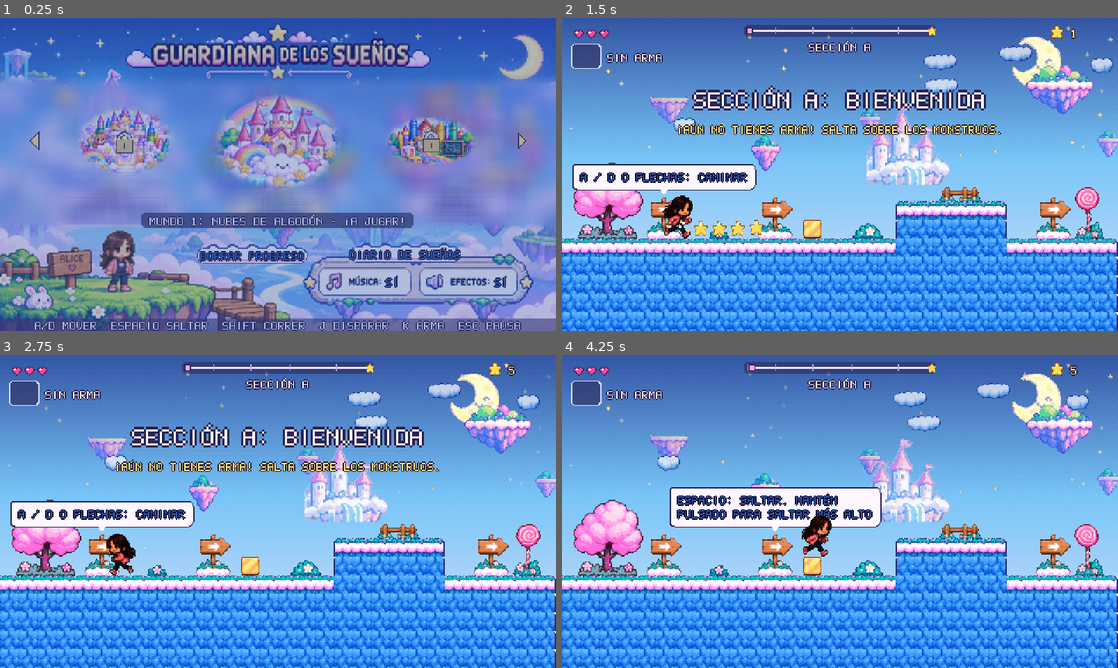
Above: before the commit, frames 1-4 (two rows, left to right).
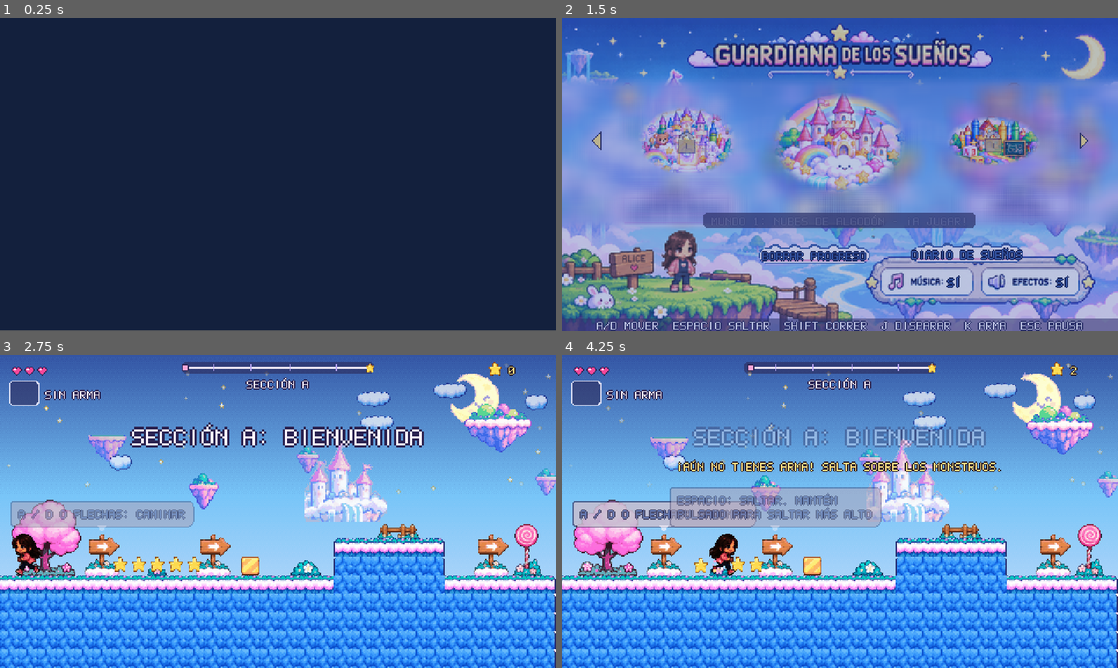
Above: after the commit, the same moments.

Repository: diodZo/alice-dreams
Game: Godot game, scene res://scenes/main/Main.tscn
Two runs of this game, one before a commit and one after it. Both use one fixed random seed, a clock stepped at 60 frames per second and the inputs below. Video files are missing from this copy of the repository; at most half a second of black plays in their place.
Inputs (mouse positions are in pixels of both pictures, inside the frame that each line leads up to):
- Up to frame 1 (0.25 s): no input
- Up to frame 2 (1.5 s): tap Enter (menu_accept) at 0.5 s; move the mouse to (840, 140) at 0.52 s; hold D (move_right) from 0.53 s (still down); tap W (aim_up) at 0.6 s; click (840, 140) at 0.67 s; tap Space (jump) at 0.77 s; move the mouse to (728, 190) at 1.27 s; tap J (fire) at 1.35 s; click (728, 190) at 1.42 s
- Up to frame 3 (2.75 s): tap Space (jump) at 1.52 s; move the mouse to (333, 442) at 2.02 s; release D (move_right) at 2.03 s; hold A (move_left) from 2.03 s (still down); tap Shift (run) at 2.1 s; click (333, 442) at 2.17 s
- Up to frame 4 (4.25 s): move the mouse to (812, 574) at 2.77 s; release A (move_left) at 2.78 s; hold D (move_right) from 2.78 s (still down); tap K (switch_weapon) at 2.85 s; click (812, 574) at 2.92 s; tap Space (jump) at 3.02, 3.77 s; move the mouse to (1006, 558) at 3.52 s; tap W (aim_up) at 3.6 s; click (1006, 558) at 3.67 s; tap Enter (menu_accept) at 4.15 s
In our replay, in frame 1 the window is 800x450 before the commit and 800x449 after it. These sizes can differ from the game's own. Grey fills any space a smaller window leaves; there, only what the larger window draws over its background counts as a difference.

The runs differ from the first frame. In frame 1, 100% of the frame differs, in the area x 0-100%, y 0-100%; in frame 2, 88%; in frame 3, 8.2%; in frame 4, 14%.

Commit message:
Cinemática de introducción al arrancar el juego
Boot -> IntroCinematic -> Menú, una sola vez por sesión. Vídeo Ogg Theora
(resources/video/intro_alice_dreams.ogv) con su audio por el bus Music; se
omite con Enter, Esc, A/Start o tocando (una sola transición). Fin detectado
por la señal finished o por la posición del vídeo; si falta o se atasca se
abre el menú. Durante la intro la ventana dibuja a resolución real (16:9
con bandas) y se restaura al salir. Prueba test_intro_cinematic; README §9.

CheckAll 0 fallos; Tests 1720 comprobaciones, 0 fallidas. Probado a mano
por el autor.

Co-Authored-By: Claude Opus 5.5 <noreply@anthropic.com>

Diff:
--- /dev/null
+++ b/godot/scenes/cinematics/IntroCinematic.tscn
@@ -0,0 +1,47 @@
+[gd_scene load_steps=2 format=3]
+
+[ext_resource type="Script" path="res://scripts/cinematics/intro_cinematic.gd" id="1"]
+
+[node name="IntroCinematic" type="Control"]
+layout_mode = 3
+anchors_preset = 15
+anchor_right = 1.0
+anchor_bottom = 1.0
+grow_horizontal = 2
+grow_vertical = 2
+script = ExtResource("1")
+
+[node name="Background" type="ColorRect" parent="."]
+layout_mode = 1
+anchors_preset = 15
+anchor_right = 1.0
+anchor_bottom = 1.0
+grow_horizontal = 2
+grow_vertical = 2
+mouse_filter = 2
+color = Color(0, 0, 0, 1)
+
+[node name="VideoPlayer" type="VideoStreamPlayer" parent="."]
+layout_mode = 1
+anchors_preset = 15
+anchor_right = 1.0
+anchor_bottom = 1.0
+grow_horizontal = 2
+grow_vertical = 2
+mouse_filter = 2
+expand = true
+
+[node name="SkipHint" type="Control" parent="."]
+layout_mode = 1
+anchors_preset = 3
+anchor_left = 1.0
+anchor_top = 1.0
+anchor_right = 1.0
+anchor_bottom = 1.0
+offset_left = -6.0
+offset_top = -6.0
+offset_right = -6.0
+offset_bottom = -6.0
+grow_horizontal = 0
+grow_vertical = 0
+mouse_filter = 2
--- /dev/null
+++ b/godot/scripts/cinematics/intro_cinematic.gd
@@ -0,0 +1,150 @@
+extends Control
+## Cinemática de introducción (vídeo Ogg Theora con su audio). Se ve una sola vez por sesión, al
+## arrancar el juego: Boot -> Intro -> Menú. Volver al menú desde una partida o la victoria va
+## directo al menú (Router.go("Menu")), nunca pasa por aquí.
+##
+## Se omite con menu_accept (Enter, Espacio, A del mando), pause (Esc, P, Start), ui_accept /
+## ui_cancel o tocando la pantalla. Al terminar u omitirse funde al azul de las transiciones del
+## juego (el menú aparece desde ese mismo color) y abre el menú, que pone su música.
+##
+## Para cambiar el vídeo basta con sustituir VIDEO_PATH (ver README_GODOT.md).
+
+signal intro_finished
+
+const VIDEO_PATH := "res://resources/video/intro_alice_dreams.ogv"
+const FADE_MS := 400.0
+const HINT_DELAY := 0.8
+## Si el vídeo deja de avanzar (decodificador sin datos) se pasa al menú en lugar de dejar la
+## pantalla negra: segundos sin avanzar y margen máximo sobre su duración.
+const STALL_LIMIT := 2.0
+const WATCHDOG_MARGIN := 3.0
+
+## Vídeo a reproducir (las pruebas lo cambian para comprobar el caso de un archivo ausente).
+var video_path := VIDEO_PATH
+## false en las pruebas automáticas: emite intro_finished sin cambiar de escena.
+var go_to_menu := true
+var leaving := false
+
+@onready var background: ColorRect = $Background
+@onready var video: VideoStreamPlayer = $VideoPlayer
+@onready var skip_hint: Control = $SkipHint
+
+var _saved_scale := {}
+var _length := 0.0
+var _time := 0.0
+var _last_pos := -1.0
+var _stalled := 0.0
+
+
+func _ready() -> void:
+	if GameState.intro_played:
+		# ya se vio en esta sesión: no se repite
+		_leave(true)
+		return
+	GameState.intro_played = true
+	_use_full_resolution(true)
+	var stream: VideoStream = load(video_path) if ResourceLoader.exists(video_path) else null
+	if stream == null:
+		push_error("[Intro] No se pudo cargar el vídeo de introducción: %s" % video_path)
+		_leave(true)
+		return
+	# el audio del vídeo va por el bus de música: respeta «Música: NO» y su volumen
+	video.bus = &"Music"
+	video.stream = stream
+	video.finished.connect(func(): _leave())
+	AudioManager.stop_music()
+	video.play()
+	_length = video.get_stream_length()
+	var label := PixelText.make("Presiona ENTER o ESC para omitir", {"origin": Vector2(1, 1), "tint": C.CREAM})
+	# fondo oscuro detrás del texto: se lee sobre cualquier zona del vídeo
+	var size := label.get_size()
+	var back := ColorRect.new()
+	back.color = Color(C.INK, 0.55)
+	back.position = -size - Vector2(4, 3)
+	back.size = size + Vector2(7, 5)
+	back.mouse_filter = Control.MOUSE_FILTER_IGNORE
+	skip_hint.add_child(back)
+	skip_hint.add_child(label)
+	skip_hint.modulate.a = 0.0
+	var tw := skip_hint.create_tween()
+	tw.tween_interval(HINT_DELAY)
+	tw.tween_property(skip_hint, "modulate:a", 0.8, 0.5)
+	Fader.fade_in(FADE_MS)
+
+
+func _process(delta: float) -> void:
+	if leaving:
+		return
+	_time += delta
+	var pos := video.stream_position
+	# fin del vídeo también por su posición: no todas las plataformas emiten `finished`
+	# (sin dispositivo de audio, p. ej. en las pruebas headless, nunca llega)
+	if _length > 0.0 and pos >= _length - 0.05:
+		_leave()
+		return
+	if pos > _last_pos:
+		_last_pos = pos
+		_stalled = 0.0
+	else:
+		_stalled += delta
+	if _stalled > STALL_LIMIT or _time > (_length if _length > 0.0 else 60.0) + WATCHDOG_MARGIN:
+		push_warning("[Intro] El vídeo no avanza: se abre el menú")
+		_leave()
+
+
+func _input(event: InputEvent) -> void:
+	if leaving:
+		get_viewport().set_input_as_handled()
+		return
+	var pressed := event.is_pressed() and not event.is_echo()
+	var skip := pressed and (event.is_action("menu_accept") or event.is_action("pause") or event.is_action("ui_accept") or event.is_action("ui_cancel"))
+	if pressed and (event is InputEventScreenTouch or event is InputEventMouseButton):
+		skip = true
+	# la pulsación que omite la intro no llega al menú (ni ninguna otra mientras se ve)
+	get_viewport().set_input_as_handled()
+	if skip:
+		_leave()
+
+
+## Termina la intro una sola vez (vídeo acabado, omitido, ausente o atascado).
+func _leave(immediate := false) -> void:
+	if leaving:
+		return
+	leaving = true
+	set_process(false)
+	if is_instance_valid(video):
+		video.stop()
+	if is_instance_valid(skip_hint):
+		skip_hint.visible = false
+	if not immediate:
+		await Fader.fade_out(FADE_MS)
+	else:
+		await get_tree().process_frame
+	_use_full_resolution(false)
+	intro_finished.emit()
+	if go_to_menu:
+		Router.go("Menu")
+
+
+## El juego se dibuja a 480x270 y se escala por factor entero (IMP-002): el vídeo de 1280x720 se
+## vería a 480x270. Mientras dura la intro, la ventana dibuja a su resolución real (manteniendo
+## 16:9 con bandas negras) y al salir se restaura la configuración del proyecto.
+func _use_full_resolution(on: bool) -> void:
+	var win := get_window()
+	if win == null:
+		return
+	if on:
+		_saved_scale = {"mode": win.content_scale_mode, "stretch": win.content_scale_stretch, "aspect": win.content_scale_aspect}
+		win.content_scale_mode = Window.CONTENT_SCALE_MODE_CANVAS_ITEMS
+		win.content_scale_stretch = Window.CONTENT_SCALE_STRETCH_FRACTIONAL
+		win.content_scale_aspect = Window.CONTENT_SCALE_ASPECT_KEEP
+	elif not _saved_scale.is_empty():
+		win.content_scale_mode = _saved_scale.mode
+		win.content_scale_stretch = _saved_scale.stretch
+		win.content_scale_aspect = _saved_scale.aspect
+		_saved_scale = {}
+
+
+func _exit_tree() -> void:
+	# nunca dejar la ventana con la escala de la intro
+	_use_full_resolution(false)
--- a/godot/scripts/core/game_state.gd
+++ b/godot/scripts/core/game_state.gd
@@ -12,6 +12,8 @@
 var entry: Dictionary = {}
 ## Botones táctiles: dispositivo táctil o argumento "--touch" (equivale a ?touch=1).
 var touch_mode := false
+## La cinemática de introducción ya se vio en esta sesión (sólo se ve al arrancar el juego).
+var intro_played := false
 
 
 func _ready() -> void:
--- a/godot/scripts/core/router.gd
+++ b/godot/scripts/core/router.gd
@@ -3,6 +3,7 @@
 
 const SCENES := {
 	"Boot": "res://scenes/main/Main.tscn",
+	"Intro": "res://scenes/cinematics/IntroCinematic.tscn",
 	"Menu": "res://scenes/menus/Menu.tscn",
 	"World1": "res://scenes/worlds/World1.tscn",
 	"Boss": "res://scenes/bosses/World1Boss.tscn",
--- a/godot/scripts/ui/boot.gd
+++ b/godot/scripts/ui/boot.gd
@@ -50,4 +50,5 @@
 	bar.size.x = 200 * p
 	if ready or _elapsed > 8.0:
 		set_process(false)
-		Router.go("Menu")
+		# la cinemática de introducción sólo al arrancar; después, directo al menú
+		Router.go("Menu" if GameState.intro_played else "Intro")
--- a/godot/tests/suites/common_tests.gd
+++ b/godot/tests/suites/common_tests.gd
@@ -11,6 +11,7 @@
 	"test_flea_ai", "test_enemy_spawner_distance", "test_boss_phases_and_victory", "test_boss_base",
 	"test_integer_scaling", "test_menu_keyboard", "test_gamepad", "test_menu_art",
 	"test_world_carousel", "test_pause_resume", "test_sign_bubbles_inside", "test_checkpoint_spacing", "test_object_overlap_hook", "test_level_schema", "test_hit_stop",
+	"test_intro_cinematic",
 ]
 
 
@@ -902,3 +903,79 @@
 	check(level.hud.boss_bar.size.x == 100 and level.hud.boss_ghost.size.x == 200, "el tramo fantasma muestra el daño reciente")
 	await get_tree().create_timer(0.9, true, false, true).timeout
 	check(absf(level.hud.boss_ghost.size.x - 100) < 1, "y se vacía hasta la vida actual")
+
+
+## Crea la intro sin cambiar de escena al terminar; cuenta las veces que termina.
+func _make_intro(ends: Array, path := "") -> Control:
+	var intro: Control = load(Router.SCENES.Intro).instantiate()
+	intro.go_to_menu = false
+	if path != "":
+		intro.video_path = path
+	intro.intro_finished.connect(func(): ends.append(1))
+	add_child(intro)
+	return intro
+
+
+# Cinemática de introducción: se ve al arrancar, se omite una sola vez, termina sola, no se repite
+# en la sesión, un vídeo ausente no deja la pantalla negra y la ventana vuelve a su escala
+func test_intro_cinematic() -> void:
+	var win := get_window()
+	var base_mode := win.content_scale_mode
+	var base_stretch := win.content_scale_stretch
+	GameState.intro_played = false
+	AudioManager.play_music("menu")
+	var ends: Array = []
+	var intro := _make_intro(ends)
+	await frames(5)
+	check(intro.video.stream != null and intro.video.is_playing(), "el vídeo de la intro se carga y se reproduce")
+	check(not AudioManager._music.playing, "la música del menú no suena encima del vídeo")
+	check(String(intro.video.bus) == "Music", "el audio del vídeo va por el bus de música")
+	check(win.content_scale_mode == Window.CONTENT_SCALE_MODE_CANVAS_ITEMS, "durante la intro la ventana dibuja a resolución real")
+	await _action("menu_accept")
+	await _action("pause")
+	await _action("menu_accept")
+	await frames(60)
+	check(ends.size() == 1, "Enter (y pulsaciones repetidas) omiten la intro una sola vez (%d)" % ends.size())
+	check(not intro.video.is_playing(), "al omitirla se detiene el vídeo y su audio")
+	check(win.content_scale_mode == base_mode and win.content_scale_stretch == base_stretch, "y la ventana vuelve a su escala")
+	intro.queue_free()
+	await get_tree().process_frame
+	# Esc también la omite
+	GameState.intro_played = false
+	ends.clear()
+	intro = _make_intro(ends)
+	await frames(5)
+	await _action("pause")
+	await frames(60)
+	check(ends.size() == 1, "Esc omite la intro")
+	intro.queue_free()
+	await get_tree().process_frame
+	# no se repite en la misma sesión (volver al menú no pasa por la intro)
+	ends.clear()
+	intro = _make_intro(ends)
+	await frames(5)
+	check(ends.size() == 1 and intro.video.stream == null, "en la misma sesión la intro no se repite")
+	intro.queue_free()
+	await get_tree().process_frame
+	# vídeo ausente: se registra el error y se abre el menú
+	GameState.intro_played = false
+	ends.clear()
+	intro = _make_intro(ends, "res://resources/video/no_existe.ogv")
+	await frames(5)
+	check(ends.size() == 1, "sin vídeo se pasa directamente al menú")
+	intro.queue_free()
+	await get_tree().process_frame
+	# termina sola al acabar el vídeo
+	GameState.intro_played = false
+	ends.clear()
+	intro = _make_intro(ends)
+	var waited := 0
+	while ends.is_empty() and waited < 1200:
+		await get_tree().process_frame
+		waited += 1
+	# 10 s de vídeo a 60 fps más el fundido: termina por el final del vídeo, no por el vigilante
+	check(ends.size() == 1 and waited >= 590 and waited < 700, "al terminar el vídeo se abre el menú (%d fotogramas)" % waited)
+	intro.queue_free()
+	await get_tree().process_frame
+	check(win.content_scale_mode == base_mode, "la ventana queda con la escala del proyecto")
+	GameState.intro_played = true
Not shown, added: godot/resources/video/intro_alice_dreams.ogv.uid
Not shown, added: godot/scripts/cinematics/intro_cinematic.gd.uid
Not shown, changed: README_GODOT.md
Not shown, added: godot/resources/video/intro_alice_dreams.ogv
Not shown, added: videos/video_intro.ogv
